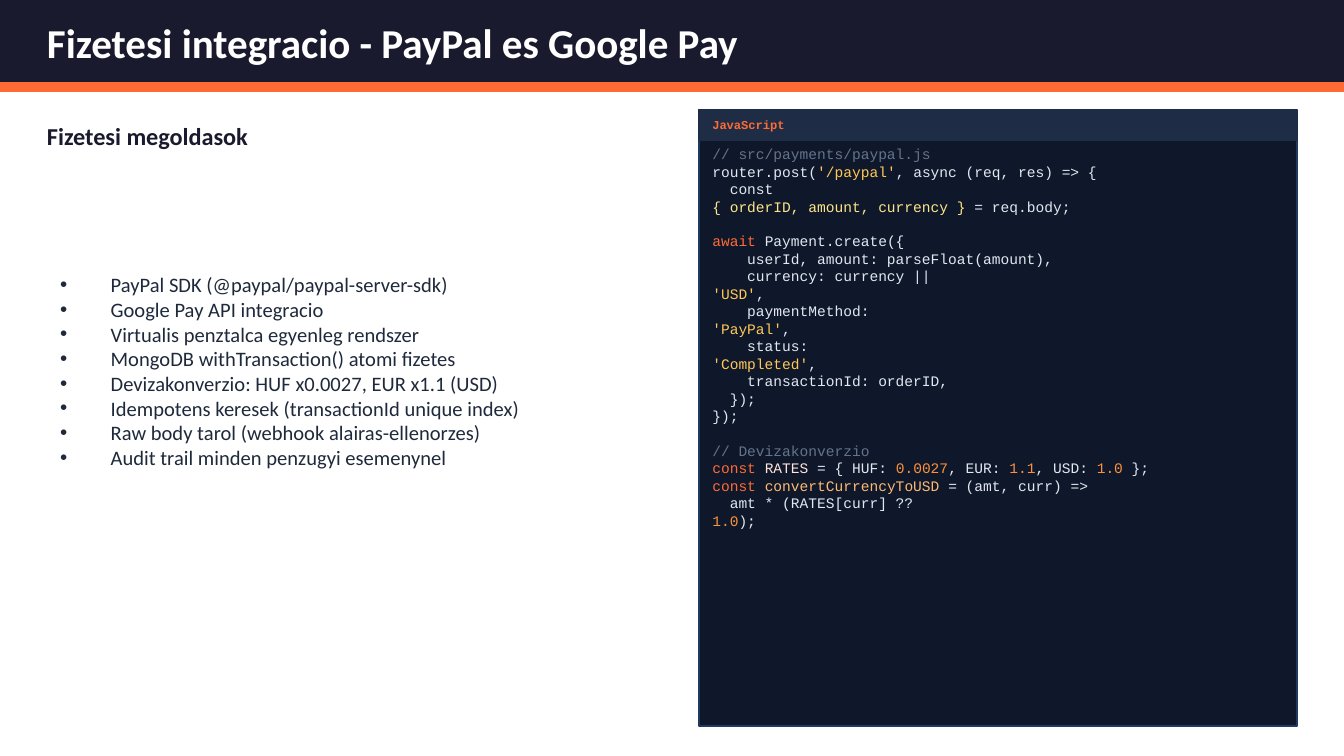
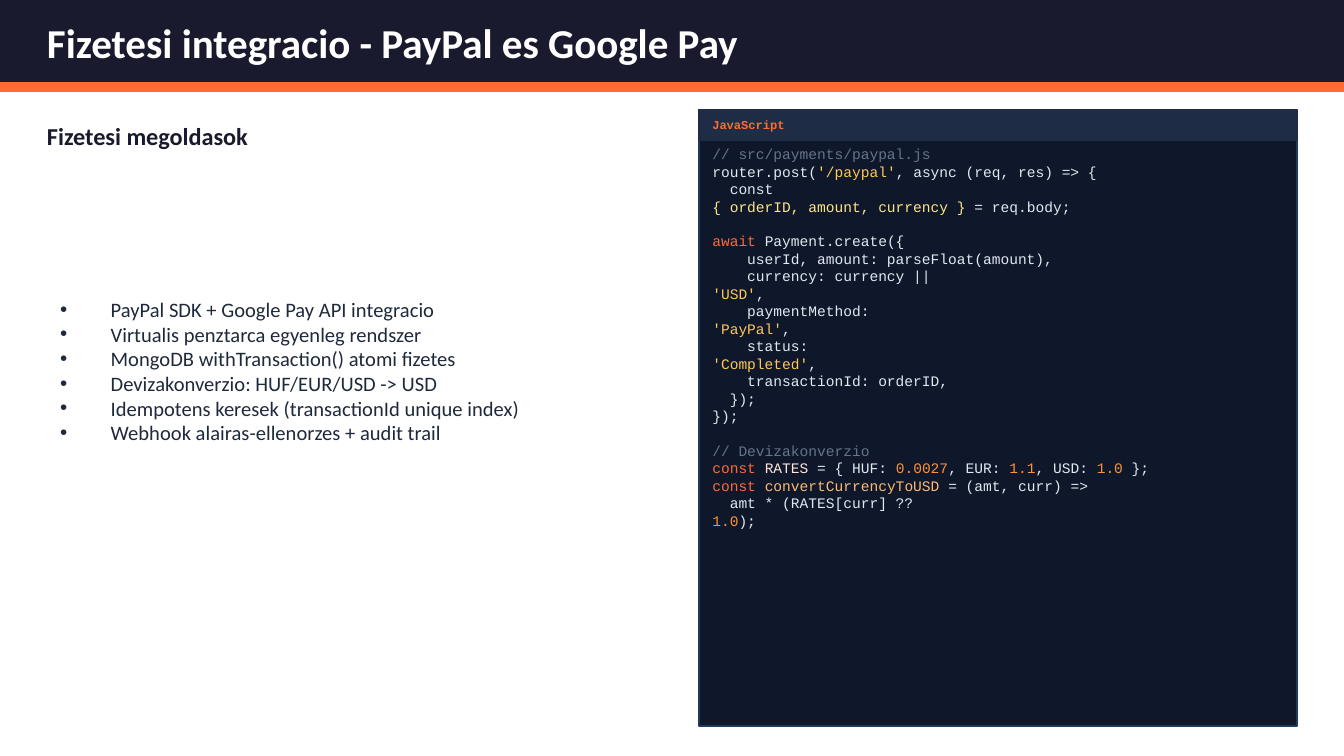
Before and after one commit to bivorzk/iskolaprojekt, a slide deck: slide 17 of SnapTray_Prezentacio_v3.pptx (slide 20 before the commit). Drawn at 1344x756 pixels with LibreOffice and Linux fonts; fonts in the diff are those of the drawing. Boxes give left, top, right and bottom in pixels: in the first picture for what was removed or moved away, otherwise in the second. Text is boxed around its words. In the diff, an @@ line names an element or a change of style, - is before the commit and + after.

```diff
--- a/SnapTray_Prezentacio_v3.pptx
+++ b/SnapTray_Prezentacio_v3.pptx
@@ text at bbox=[111, 302, 434, 346]: text changed @@
-• PayPal SDK (@paypal/paypal-server-sdk)
-• Google Pay API integracio
-• Virtualis penztalca egyenleg rendszer
+• PayPal SDK + Google Pay API integracio
+• Virtualis penztarca egyenleg rendszer
@@ text at bbox=[111, 376, 437, 392]: text changed @@
-• Devizakonverzio: HUF x0.0027, EUR x1.1 (USD)
+• Devizakonverzio: HUF/EUR/USD -> USD
@@ text at bbox=[111, 425, 441, 440]: text changed @@
-• Raw body tarol (webhook alairas-ellenorzes)
-• Audit trail minden penzugyi esemenynel
+• Webhook alairas-ellenorzes + audit trail
```
Also in this commit, not shown: 9 other slides changed, 2 slides added, 16 slides removed, 1 other file.
